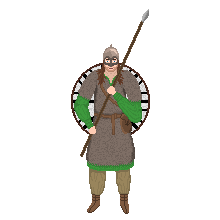
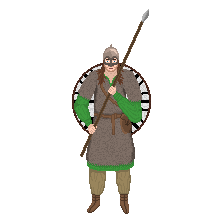
Layers edited between the first and the second (220, 220) image:
painted on "Background" over bbox(87, 66, 135, 213)
painted on "shield" over bbox(71, 63, 151, 136)
